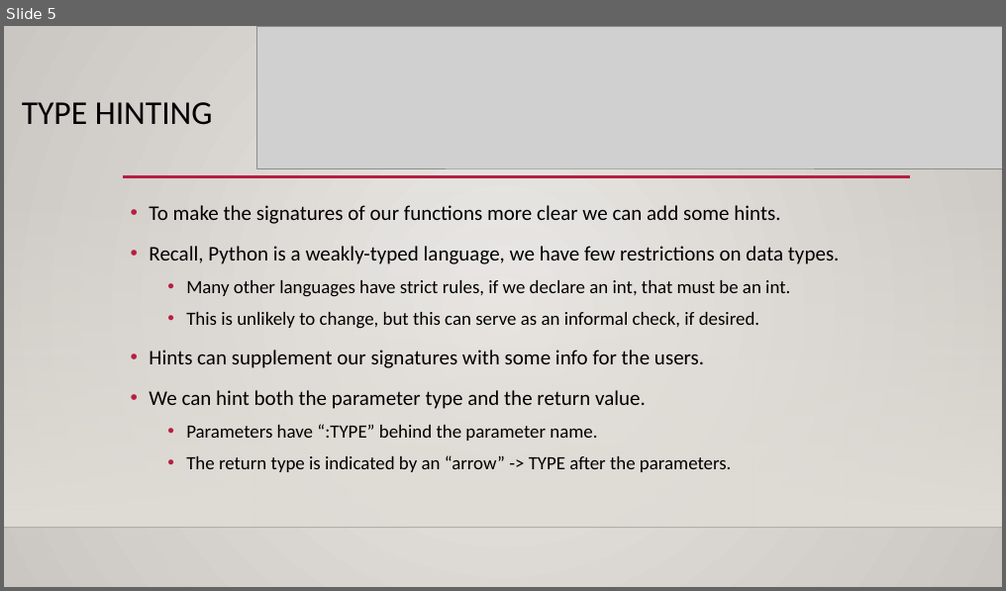
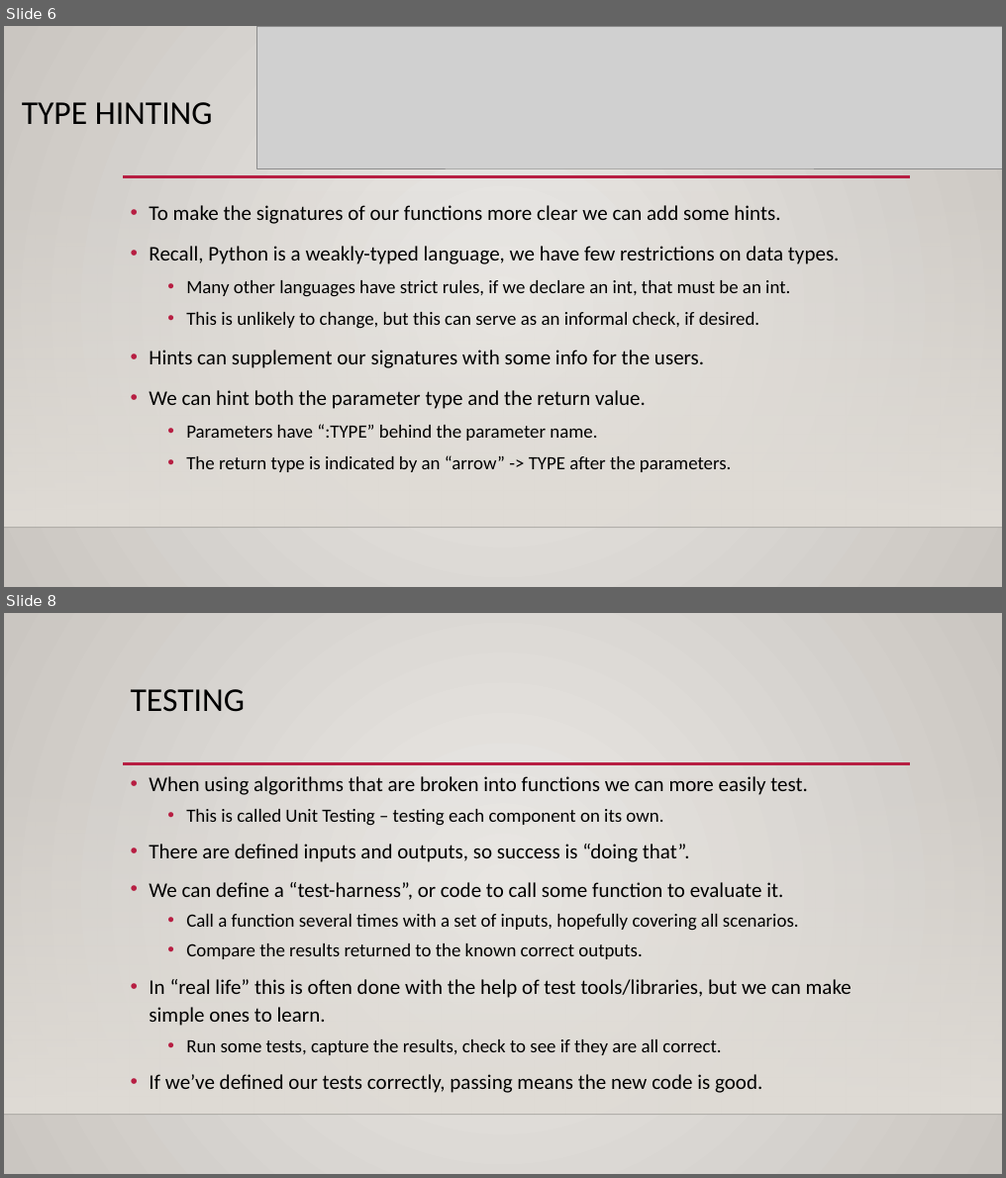
Before and after one commit to okohnkay/Programming_Basics_for_ML, a slide deck: course_material/slides/012_algo_interface_errors.pptx. Shown one above the other, each under a label of ours: slide 5 before the commit, slides 6 and 8 after it; the slides between them are not shown. The pictures are 1006x591 and 1006x1178 pixels, drawn with LibreOffice and Linux fonts; fonts in the diff are those of the drawing; grey boxes stand for pictures; background and template pictures are left out. Boxes give left, top, right and bottom in pixels: in the first picture for what was removed or moved away, otherwise in the second. Text is boxed around its words. In the diff, an @@ line names an element or a change of style, - is before the commit and + after.

```diff
--- a/course_material/slides/012_algo_interface_errors.pptx
+++ b/course_material/slides/012_algo_interface_errors.pptx
@@ slide 8 added at [4, 613, 1002, 1174], background gradient #ECEAE7 to #CAC7C1; not listed: 3 template elements that a slide beside it also shows @@
@@ title added at [131, 689, 245, 712], 32 pt, text #000000 @@
+TESTING
@@ text added at [149, 776, 851, 1093], 20 pt, text #000000 @@
+• When using algorithms that are broken into functions we can more easily test.
+  • This is called Unit Testing – testing each component on its own.
+• There are defined inputs and outputs, so success is “doing that”.
+• We can define a “test-harness”, or code to call some function to evaluate it.
+  • Call a function several times with a set of inputs, hopefully covering all scenarios.
+  • Compare the results returned to the known correct outputs.
+• In “real life” this is often done with the help of test tools/libraries, but we can make simple ones to learn.
+  • Run some tests, capture the results, check to see if they are all correct.
+• If we’ve defined our tests correctly, passing means the new code is good.
@@ what was slide 5 is now slide 6 @@
```
Also in this commit, not shown: 2 slides changed, 6 other slides added, 1 slide removed, 2 other files.
